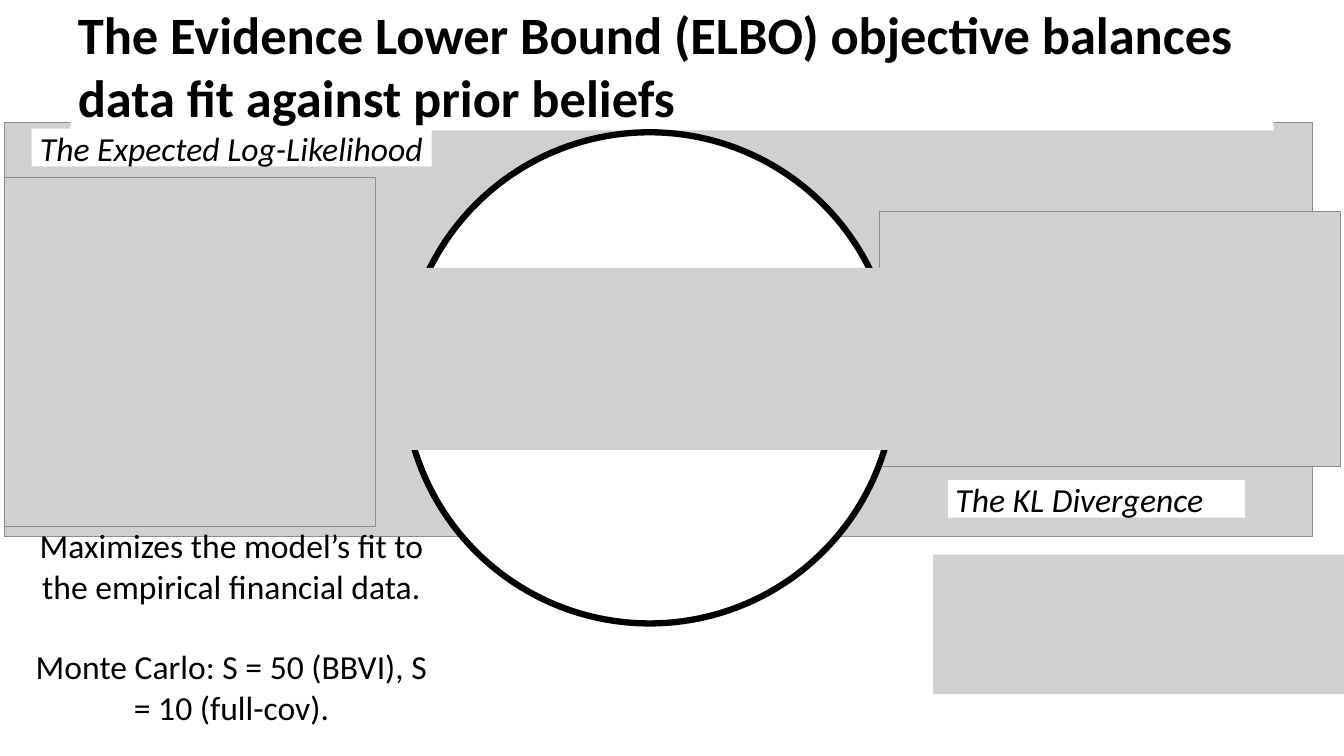
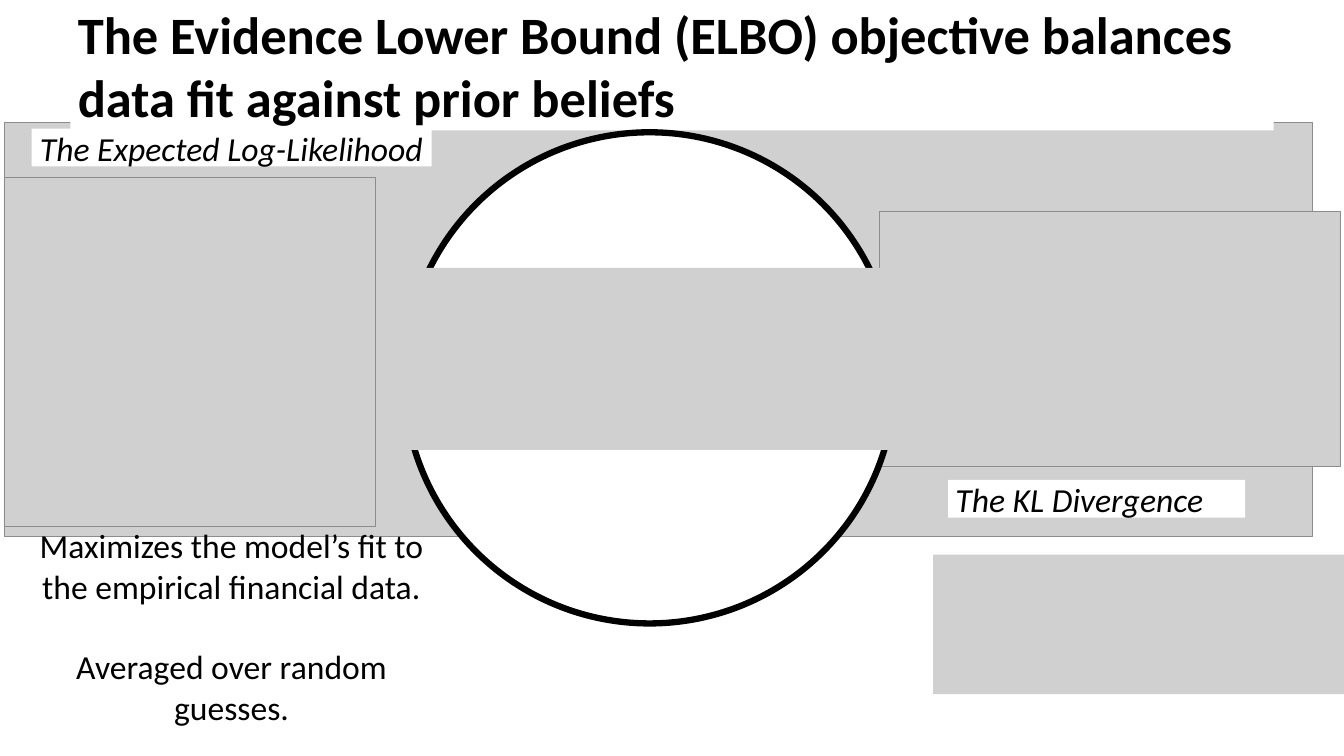
Before and after one commit to SGhuman123/Fordham-Time-Series-Econometrics, a slide deck: slide 5 of slides/Scalable_Bayesian_Volatility.pptx (slide 4 before the commit). Drawn at 1344x756 pixels with LibreOffice and Linux fonts; fonts in the diff are those of the drawing; grey boxes stand for pictures. Boxes give left, top, right and bottom in pixels: in the first picture for what was removed or moved away, otherwise in the second. Text is boxed around its words. In the diff, an @@ line names an element or a change of style, - is before the commit and + after.

```diff
--- a/slides/Scalable_Bayesian_Volatility.pptx
+++ b/slides/Scalable_Bayesian_Volatility.pptx
@@ text in rectangle at [76,655,387,726]: text changed @@
-Monte Carlo: S = 50 (BBVI), S = 10 (full-cov).
+Averaged over random guesses.
```
Also in this commit, not shown: 10 other slides changed, 2 slides added, 7 other files.
